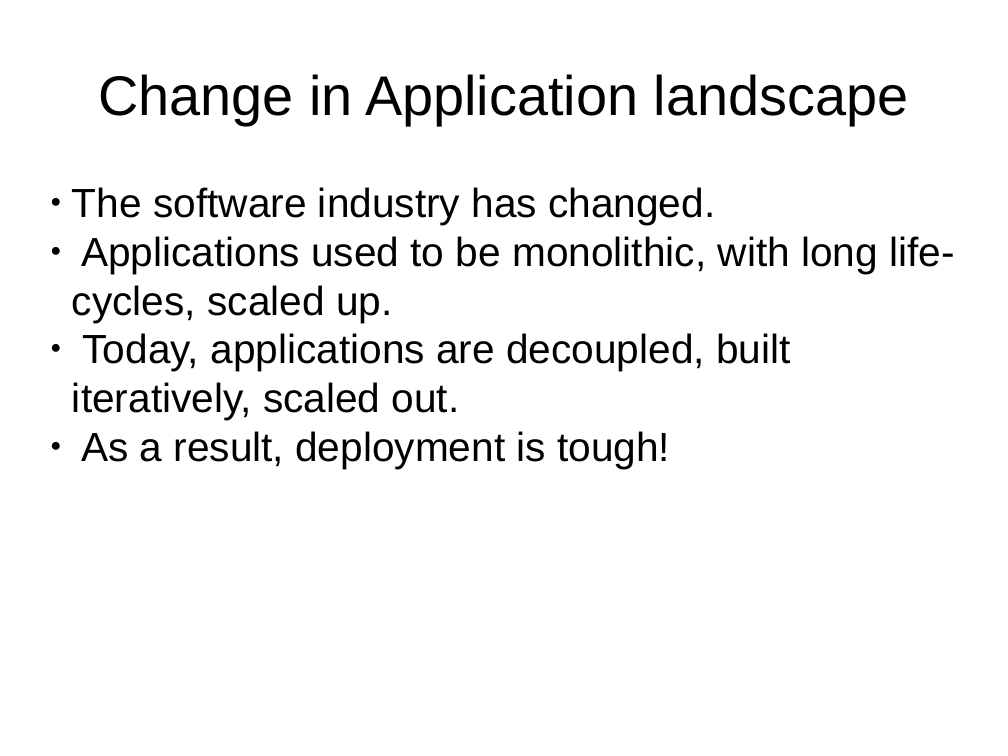
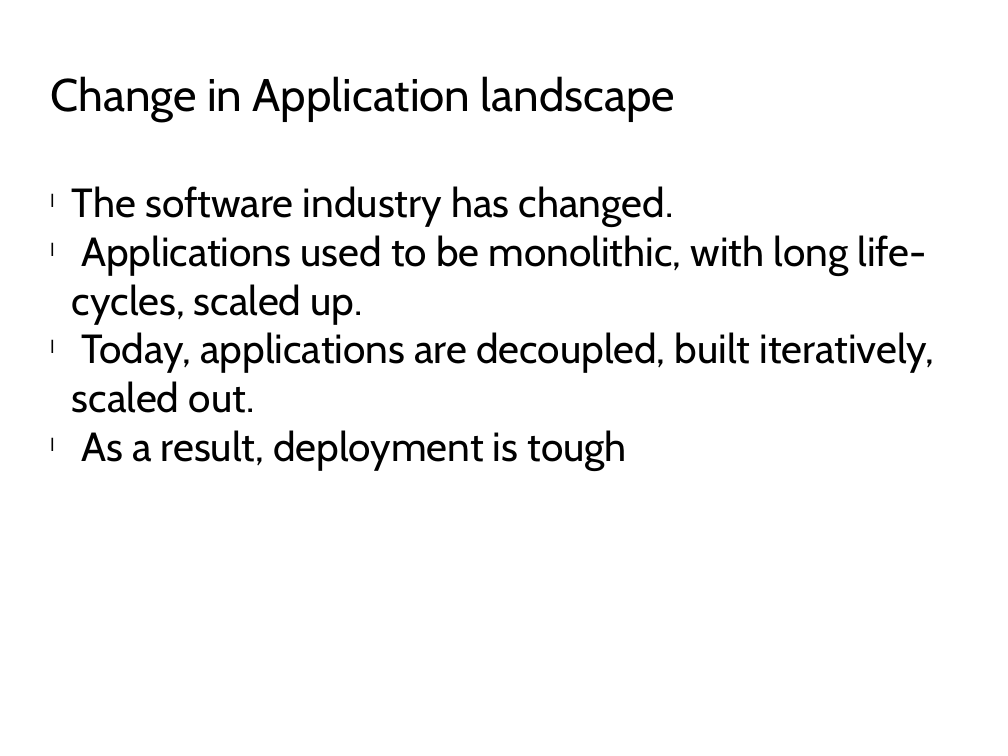
Before and after one commit to CodeChix-OpenSource/DockerIntro, a slide deck: slide 5 of slides/DockerIntro.pptx. Drawn at 1008x756 pixels with LibreOffice and Linux fonts; fonts in the diff are those of the drawing; background and template pictures are left out. Boxes give left, top, right and bottom in pixels: in the first picture for what was removed or moved away, otherwise in the second. Text is boxed around its words. In the diff, an @@ line names an element or a change of style, - is before the commit and + after.

```diff
--- a/slides/DockerIntro.pptx
+++ b/slides/DockerIntro.pptx
@@ text "Change in Application landscape" at bbox=[50, 76, 675, 122]: size 44 to 36 pt, font Arial to Cabin; alignment centre to left @@
@@ text at bbox=[72, 186, 935, 413]: font Arial to Cabin in "The software industry has changed.", "Applications used to be monolithic, with long ...", "Today, applications are decoupled, built iteratively, scaled ..."; bullet ● to l @@
@@ text at bbox=[81, 430, 626, 470]: text changed; font Arial to Cabin @@
-● As a result, deployment is tough!
+l As a result, deployment is tough
```
Also in this commit, not shown: 25 other slides changed.
